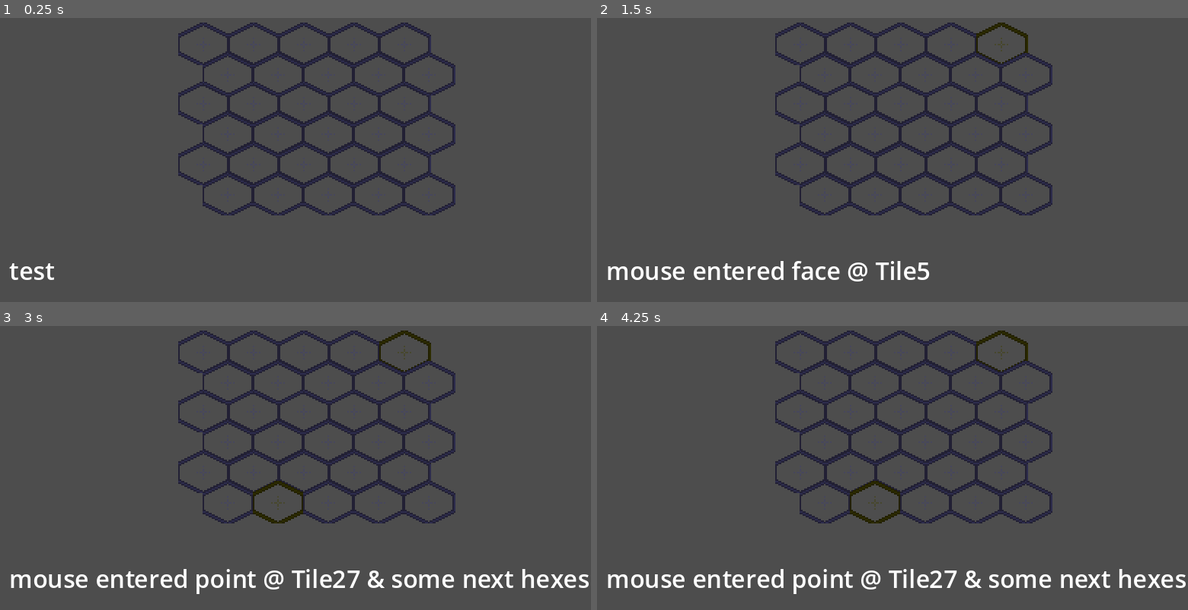
Above: before the commit, frames 1-4 (two rows, left to right).
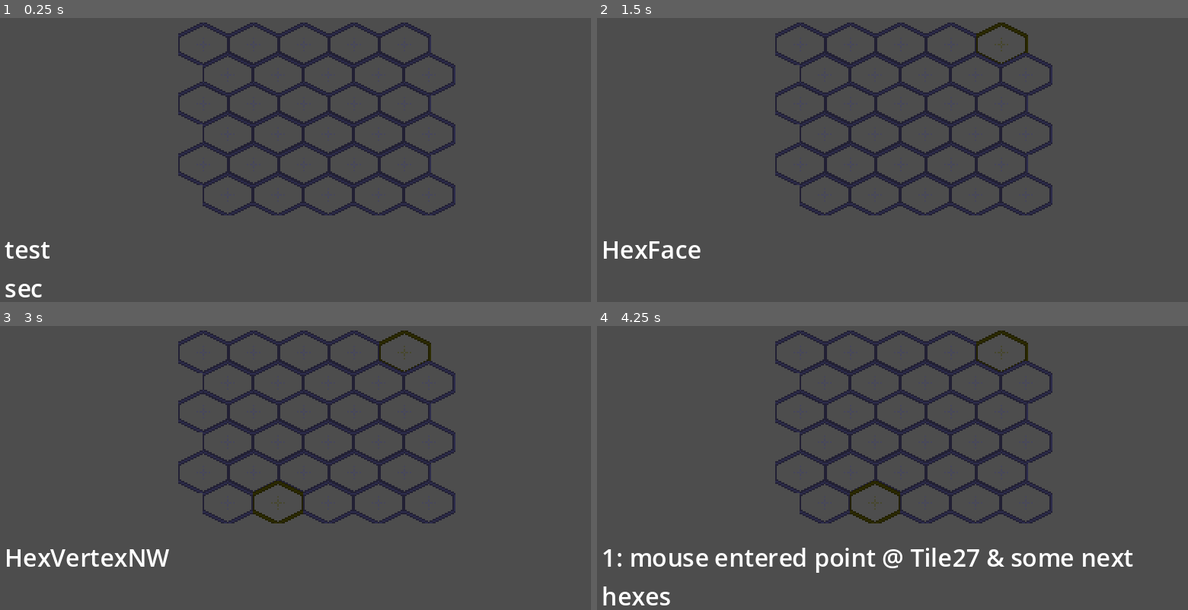
Above: after the commit, the same moments.

Repository: BrnLng/Board2310412
Game: Godot game, scene res://main/game.tscn
Two runs of this game, one before a commit and one after it. Both use one fixed random seed, a clock stepped at 60 frames per second and the inputs below.
Inputs (mouse positions are in pixels of both pictures, inside the frame that each line leads up to):
- Up to frame 1 (0.25 s): no input
- Up to frame 2 (1.5 s): tap Enter at 0.5 s; move the mouse to (1016, 52) at 0.52 s; hold Right (ui_right) 0.53-1.28 s; tap Space at 1.25 s; move the mouse to (762, 100) at 1.27 s; hold Down (ui_down) from 1.28 s (still down)
- Up to frame 3 (3 s): tap Enter at 2 s; move the mouse to (outside the picture) at 2.02 s; release Down (ui_down) at 2.03 s; hold Right (ui_right) 2.03-2.78 s; tap Space at 2.75 s; move the mouse to (254, 482) at 2.77 s; hold Up (ui_up) from 2.78 s (still down)
- Up to frame 4 (4.25 s): tap Enter at 3.5 s; move the mouse to (1063, 459) at 3.52 s; release Up (ui_up) at 3.53 s; hold Down (ui_down) from 3.53 s (still down)

The runs differ from the first frame. In frame 1, 0.5% of the frame differs, in the area x 0-10%, y 78-99%; in frame 2, 1.8%; in frame 3, 3.0%; in frame 4, 4.7%, in the area x 1-100%, y 78-99%.

Commit message:
going for turn, pieces etc.

Diff:
--- /dev/null
+++ b/main/DebugLabel.gd
@@ -0,0 +1,31 @@
+extends Label
+
+
+var msg_hist := []
+var index := -1
+
+
+func text_update(new_msg: String) -> void:
+	msg_hist.append(new_msg)
+	text = new_msg
+	index = -1
+
+
+func show_history(move_index: int) -> void:
+	index += move_index
+	if is_index_valid(index):
+		text = str(index*-1-1) + ": " + msg_hist[index]  # normalizing index for UI readability
+	else:
+		index -= move_index
+
+
+func _process(_delta):
+	if Input.is_action_just_released("ui_up"):
+		show_history(-1)
+	elif Input.is_action_just_released("ui_down"):
+		show_history(1)
+
+
+func is_index_valid(index: int) -> bool:
+	var array_size = msg_hist.size()
+	return index >= -1 * array_size and index < 0  # was array_size insteadOf 0 -- only up
--- a/main/game.gd
+++ b/main/game.gd
@@ -5,12 +5,13 @@
 
 func _ready():
 	S.connect("tile_over", update_debug_label)
+	S.connect("update_debug_label", update_debug_label)
 
-func _process(delta):
+func _process(_delta):
 	if Input.is_action_just_released("ui_right"):
 		current_tile_part_toggle = (current_tile_part_toggle + 1) % GC.SELECTS.size() as GC.SELECTS
-		print_debug(current_tile_part_toggle)
+#		print_debug(current_tile_part_toggle)
 		S.tile_change_part_focus.emit(current_tile_part_toggle)
 
 func update_debug_label(msg:String):
-	debug_label.text = msg
+	debug_label.text_update(msg)
--- a/main/game.tscn
+++ b/main/game.tscn
@@ -1,9 +1,10 @@
-[gd_scene load_steps=5 format=3 uid="uid://jn3m3enrann2"]
+[gd_scene load_steps=6 format=3 uid="uid://jn3m3enrann2"]
 
 [ext_resource type="PackedScene" uid="uid://orlmmjxt1l6i" path="res://tiles/tile_selector.tscn" id="1_5l274"]
 [ext_resource type="Script" path="res://main/game.gd" id="1_11pq6"]
 [ext_resource type="Script" path="res://tiles/tile_map_region.gd" id="1_xjiyg"]
 [ext_resource type="Resource" uid="uid://dtf5wrgi3eki8" path="res://tiles/tile_resource.tres" id="2_yjqmx"]
+[ext_resource type="Script" path="res://main/DebugLabel.gd" id="5_ebxdw"]
 
 [node name="Game" type="Node2D"]
 script = ExtResource("1_11pq6")
@@ -103,8 +104,12 @@
 position = Vector2(294, 237)
 
 [node name="DebugLabel" type="Label" parent="."]
-offset_left = 18.0
-offset_top = 276.0
-offset_right = 58.0
-offset_bottom = 299.0
-text = "test"
+offset_left = 15.0
+offset_top = 262.0
+offset_right = 385.0
+offset_bottom = 312.0
+text = "test
+sec"
+autowrap_mode = 3
+text_overrun_behavior = 4
+script = ExtResource("5_ebxdw")
--- /dev/null
+++ b/main/game_hpd_sys.gd
@@ -0,0 +1,36 @@
+extends Node
+
+#var context := {
+#	"control_turn" : {
+#		"index" : 0,
+#		"total" : -1,  # indeterminate
+#	},
+#	"control_player" : {
+#		"index" : 0,
+#		"total" : 1,
+##		"auto" : 0,
+#	},
+#	"game" : {
+#		# per player
+#		-1 : {  # open/all
+#
+#		},
+#		0 : {
+#			"action_points" : 2,
+#		},
+#	},
+#}
+
+var control_turn_total := -1  # indeterminate
+var control_turn_index := 0
+var control_player_total := 1
+var control_player_index := 0
+var players_action_points = 2
+
+func _ready():
+#	print_debug(get_context(0))
+	pass
+
+#func get_context(visibility_filter:int) -> Dictionary:
+#	var visible_context = context
+#	return visible_context
--- /dev/null
+++ b/main/game_hpd_sys.tscn
@@ -0,0 +1,6 @@
+[gd_scene load_steps=2 format=3 uid="uid://dat5ylci62uv1"]
+
+[ext_resource type="Script" path="res://main/game_hpd_sys.gd" id="1_pwdw0"]
+
+[node name="GameHPD_Sys" type="Node2D"]
+script = ExtResource("1_pwdw0")
--- a/main/signals.gd
+++ b/main/signals.gd
@@ -2,4 +2,5 @@
 class_name Signals  # autoload as S
 
 signal tile_over(msg:String)
+signal update_debug_label(msg:String)
 signal tile_change_part_focus(msg:GC.SELECTS)
--- a/tiles/tile_selector.gd
+++ b/tiles/tile_selector.gd
@@ -44,7 +44,9 @@
 func _on_area_shape_entered(shape_idx):
 	S.tile_over.emit("mouse entered " + _print_select_part() + " @ " + _print_select_name())
 	sprite.modulate = Color.YELLOW
-	print_debug(shape_idx)
+	var shape_name = $Area.get_child(shape_idx).name
+#	print_debug(shape_name)
+	S.update_debug_label.emit(shape_name)
 
 func _on_mouse_entered():  # deprecated
 #	print_debug("mouse entered " + name)
